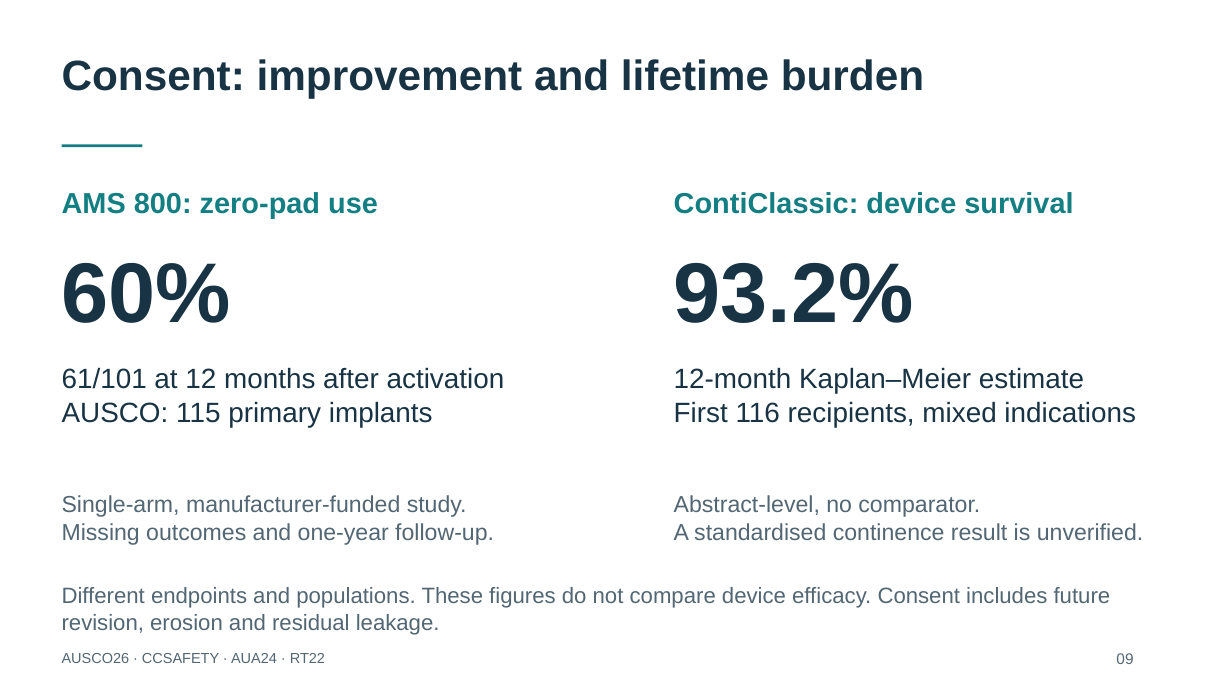
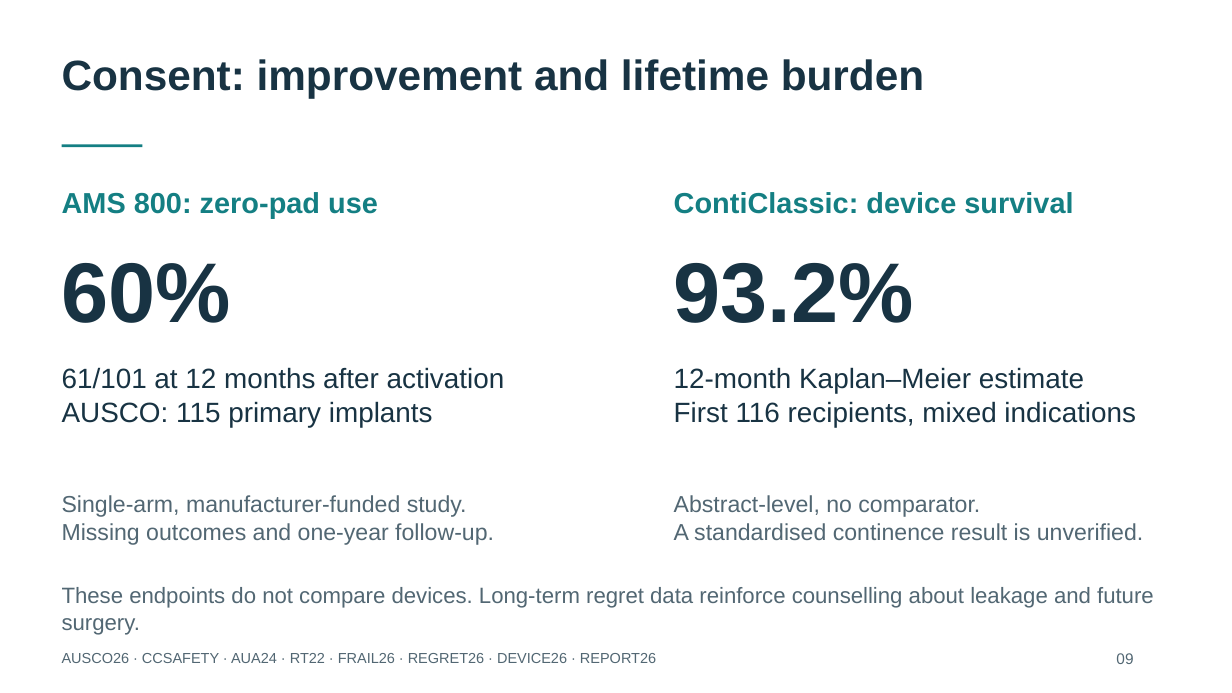
Before and after one commit to nityjr-ctrl/aus-presentation, a slide deck: slide 10 of presentation/AUS-teaching-deck.pptx. Drawn at 1232x693 pixels with LibreOffice and Linux fonts; fonts in the diff are those of the drawing. Boxes give left, top, right and bottom in pixels: in the first picture for what was removed or moved away, otherwise in the second. Text is boxed around its words. In the diff, an @@ line names an element or a change of style, - is before the commit and + after.

```diff
--- a/presentation/AUS-teaching-deck.pptx
+++ b/presentation/AUS-teaching-deck.pptx
@@ text at bbox=[62, 587, 1154, 635]: text changed @@
-Different endpoints and populations. These figures do not compare device efficacy. Consent includes future revision, erosion and residual leakage.
+These endpoints do not compare devices. Long-term regret data reinforce counselling about leakage and future surgery.
@@ text at bbox=[62, 653, 656, 663]: text changed @@
-AUSCO26 · CCSAFETY · AUA24 · RT22
+AUSCO26 · CCSAFETY · AUA24 · RT22 · FRAIL26 · REGRET26 · DEVICE26 · REPORT26
```
Also in this commit, not shown: 27 other slides changed, 3 slides added, 12 other files.
